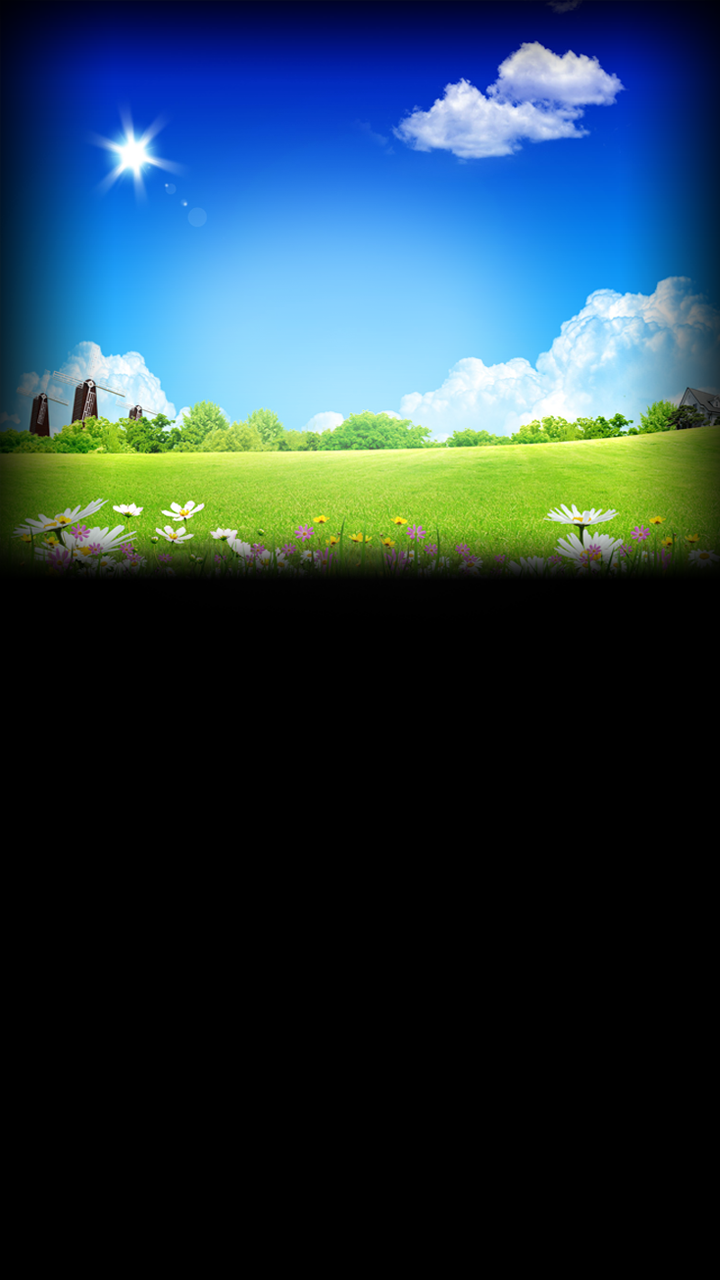
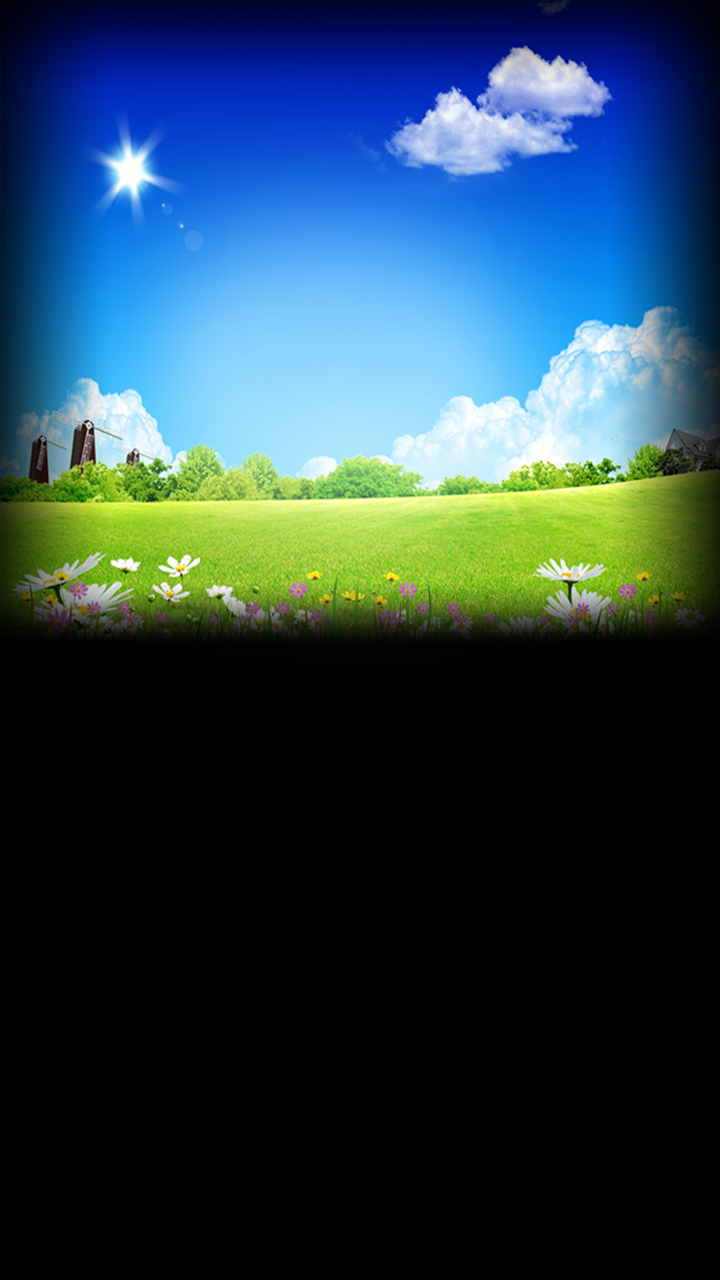
Two versions of the same layered image (720x1280). Layer-by-layer changes:
painted on "Layer 3" over (x1=0, y1=0, x2=720, y2=657)
